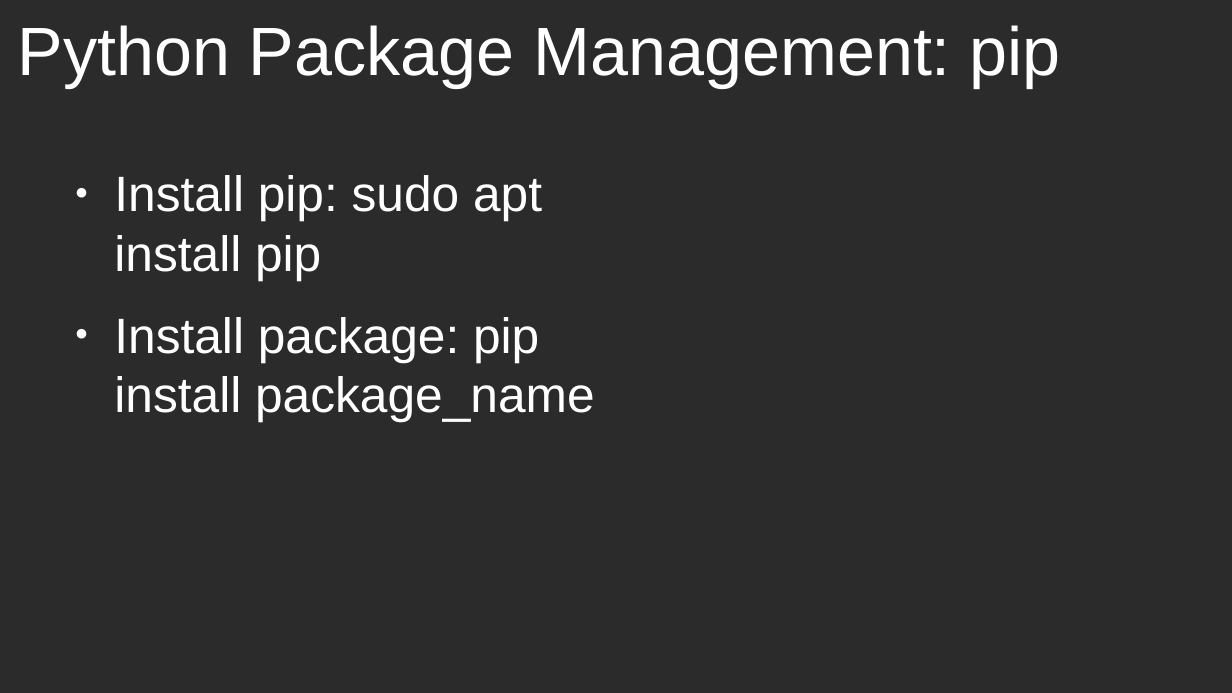
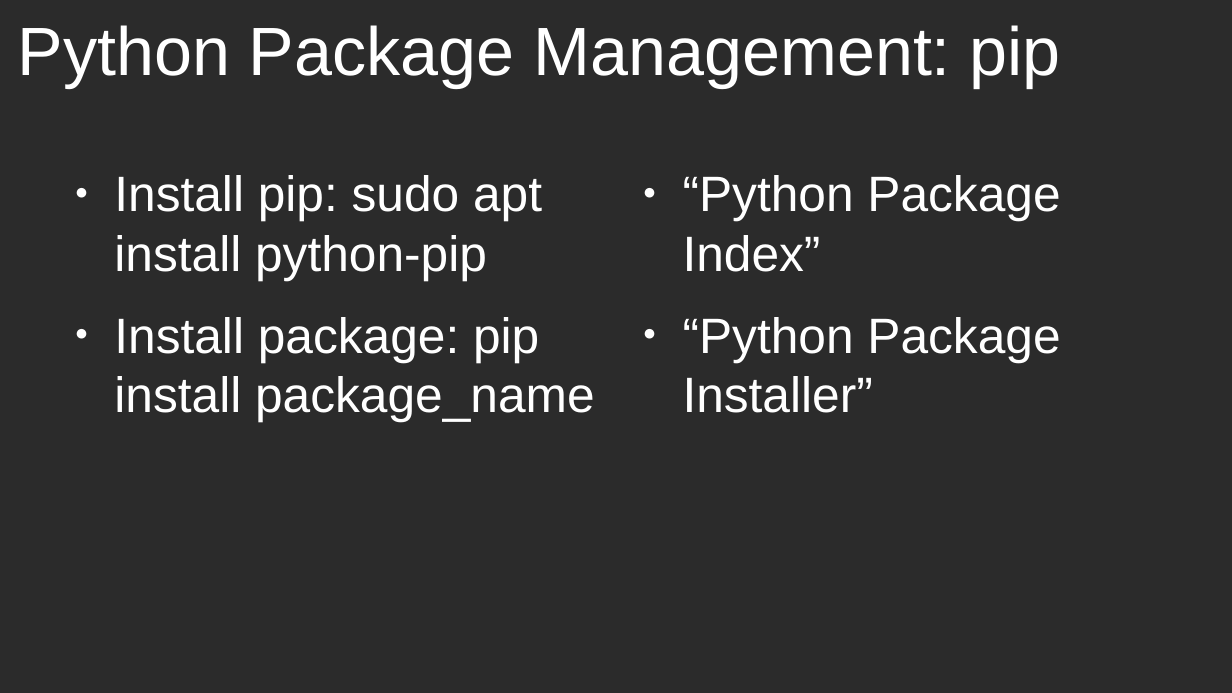
Before and after one commit to wubinbai/linux, a slide deck: slide 3 of l9.odp. Drawn at 1232x693 pixels with LibreOffice and Linux fonts; fonts in the diff are those of the drawing; background and template pictures are left out; a plain dark background stands for a picture behind light text. Boxes give left, top, right and bottom in pixels: in the first picture for what was removed or moved away, otherwise in the second. Text is boxed around its words. In the diff, an @@ line names an element or a change of style, - is before the commit and + after.

```diff
--- a/l9.odp
+++ b/l9.odp
@@ text at bbox=[114, 175, 542, 280]: text changed @@
-● Install pip: sudo apt install pip
+● Install pip: sudo apt install python-pip
@@ text added at bbox=[683, 175, 1060, 413], 32 pt, text #FFFFFF @@
+● “Python Package Index”
+● “Python Package Installer”
```
Also in this commit, not shown: 2 slides added, 1 slide removed, 6 other files.
